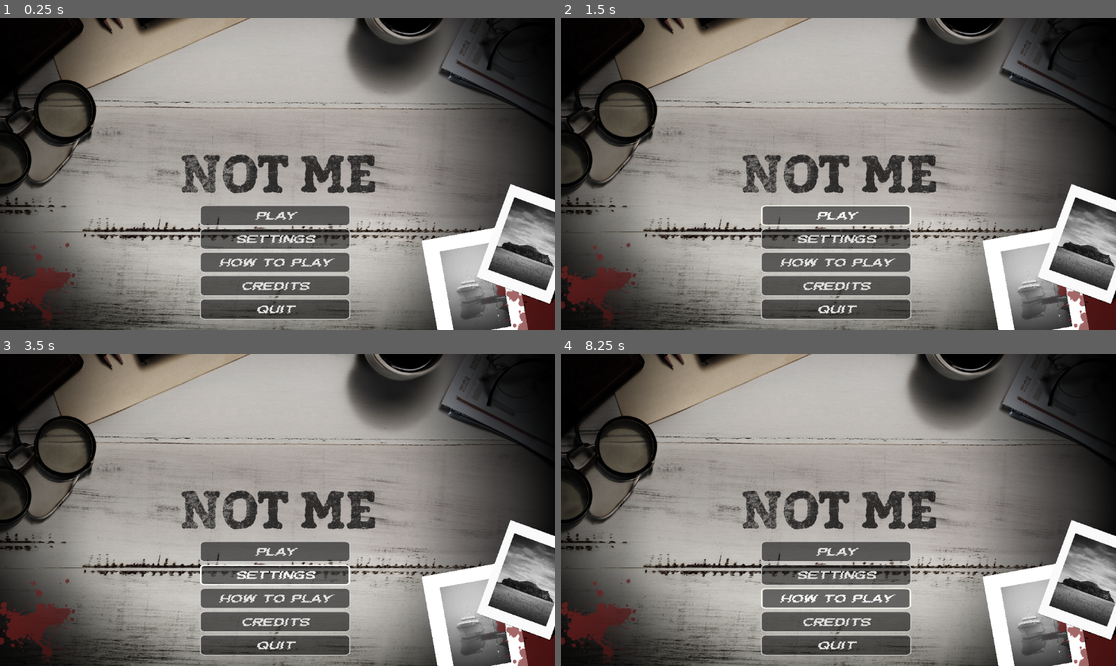
Above: before the commit, frames 1-4 (two rows, left to right).
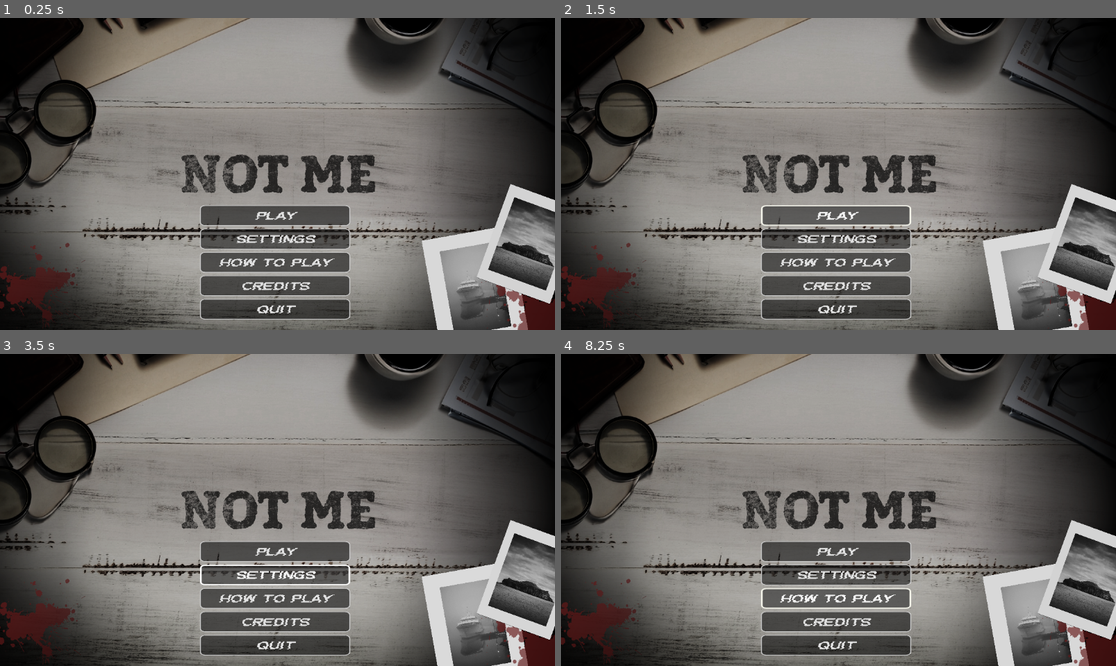
Above: after the commit, the same moments.

Repository: dralend/not-me
Game: Godot game, scene res://ui/main menu/main menu.tscn
Two runs of this game, one before a commit and one after it. Both use one fixed random seed, a clock stepped at 60 frames per second and the inputs below. The project has no main scene, so this scene is started directly.
Inputs:
- Up to frame 1 (0.25 s): no input
- Up to frame 2 (1.5 s): click "Play" at 0.5 s; click "Play" at 1.25 s
- Up to frame 3 (3.5 s): click "Play" at 2 s; click "Settings" at 2.75 s
- Up to frame 4 (8.25 s): click "How To Play" at 8 s

The runs differ from the first frame. In frame 1, 38% of the frame differs, in the area x 13-100%, y 0-100%; in frame 2, 30%; in frame 3, 30%; in frame 4, 38%.

Commit message:
start pause menu

Diff:
--- a/ui/main menu/main menu.tscn
+++ b/ui/main menu/main menu.tscn
@@ -2,6 +2,7 @@
 
 [ext_resource type="Texture2D" uid="uid://cjca0ftyjtyk7" path="res://NotMe_GameJame_00080.png" id="1_btibh"]
 [ext_resource type="FontFile" uid="uid://do01chxfqf78t" path="res://Fonts/GlitchGoblin.ttf" id="1_fervp"]
+[ext_resource type="AudioStream" uid="uid://pmgr0ut32l1u" path="res://fluorescent-light-hum.mp3" id="3_48xt1"]
 
 [sub_resource type="StyleBoxFlat" id="StyleBoxFlat_btibh"]
 content_margin_left = 10.0
@@ -360,6 +361,44 @@
 expand_margin_top = 2.0
 expand_margin_right = 2.0
 expand_margin_bottom = 2.0
+
+[sub_resource type="Animation" id="Animation_btibh"]
+length = 0.001
+tracks/0/type = "value"
+tracks/0/imported = false
+tracks/0/enabled = true
+tracks/0/path = NodePath("flickerOverlay:color")
+tracks/0/interp = 1
+tracks/0/loop_wrap = true
+tracks/0/keys = {
+"times": PackedFloat32Array(0),
+"transitions": PackedFloat32Array(1),
+"update": 0,
+"values": [Color(0, 0, 0, 0.078431375)]
+}
+
+[sub_resource type="Animation" id="Animation_48xt1"]
+resource_name = "flicker"
+length = 2.0
+loop_mode = 1
+tracks/0/type = "value"
+tracks/0/imported = false
+tracks/0/enabled = true
+tracks/0/path = NodePath("flickerOverlay:color")
+tracks/0/interp = 1
+tracks/0/loop_wrap = true
+tracks/0/keys = {
+"times": PackedFloat32Array(0.008333325, 0.12833333, 0.18833333, 0.24833332, 0.32833332, 0.80833334, 1.4083333, 1.48, 1.55, 2),
+"transitions": PackedFloat32Array(1, 1, 1, 1, 1, 1, 1, 1, 1, 1),
+"update": 0,
+"values": [Color(0, 0, 0, 0.078431375), Color(0, 0, 0, 0.19607843), Color(0, 0, 0, 0.050980393), Color(0, 0, 0, 0.15686275), Color(0, 0, 0, 0.05882353), Color(0, 0, 0, 0.078431375), Color(0, 0, 0, 0.078431375), Color(0, 0, 0, 0.18039216), Color(0, 0, 0, 0.05882353), Color(0, 0, 0, 0.078431375)]
+}
+
+[sub_resource type="AnimationLibrary" id="AnimationLibrary_5p75u"]
+_data = {
+&"RESET": SubResource("Animation_btibh"),
+&"flicker": SubResource("Animation_48xt1")
+}
 
 [node name="MainMenu" type="CanvasLayer" unique_id=867437759]
 
@@ -380,6 +419,15 @@
 grow_vertical = 2
 texture = ExtResource("1_btibh")
 expand_mode = 2
+
+[node name="flickerOverlay" type="ColorRect" parent="Control" unique_id=1418082825]
+layout_mode = 1
+anchors_preset = 15
+anchor_right = 1.0
+anchor_bottom = 1.0
+grow_horizontal = 2
+grow_vertical = 2
+color = Color(0, 0, 0, 0.078431375)
 
 [node name="buttons" type="VBoxContainer" parent="Control" unique_id=621658599]
 layout_mode = 0
@@ -445,3 +493,11 @@
 theme_override_styles/hover = SubResource("StyleBoxFlat_uuwim")
 theme_override_styles/focus = SubResource("StyleBoxFlat_8pqyu")
 text = "Quit"
+
+[node name="flickerAnimation" type="AnimationPlayer" parent="Control" unique_id=1058391755]
+libraries/ = SubResource("AnimationLibrary_5p75u")
+autoplay = &"flicker"
+
+[node name="AudioStreamPlayer2D" type="AudioStreamPlayer2D" parent="Control" unique_id=580449424]
+stream = ExtResource("3_48xt1")
+autoplay = true
--- a/ui/pause menu/pause menu.tscn
+++ b/ui/pause menu/pause menu.tscn
@@ -4,6 +4,17 @@
 
 [node name="Control" type="Control" parent="." unique_id=23060954]
 layout_mode = 3
-anchors_preset = 0
-offset_right = 40.0
-offset_bottom = 40.0
+anchors_preset = 15
+anchor_right = 1.0
+anchor_bottom = 1.0
+grow_horizontal = 2
+grow_vertical = 2
+
+[node name="dimBackground" type="ColorRect" parent="Control" unique_id=716489649]
+layout_mode = 1
+anchors_preset = 15
+anchor_right = 1.0
+anchor_bottom = 1.0
+grow_horizontal = 2
+grow_vertical = 2
+color = Color(0, 0, 0, 0.5294118)
Not shown, added: fluorescent-light-hum.mp3.import
Not shown, added: fluorescent-light-hum.mp3
